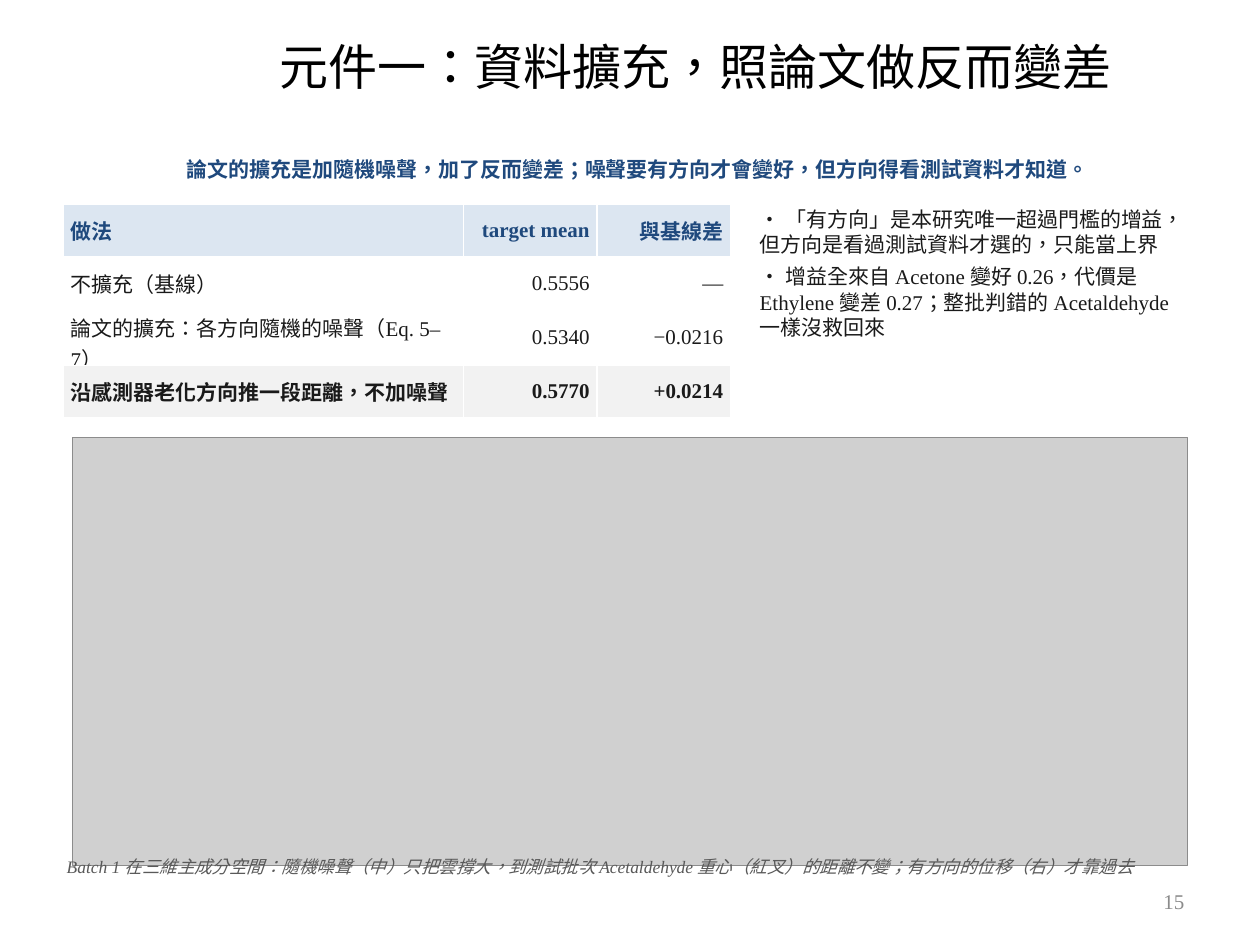
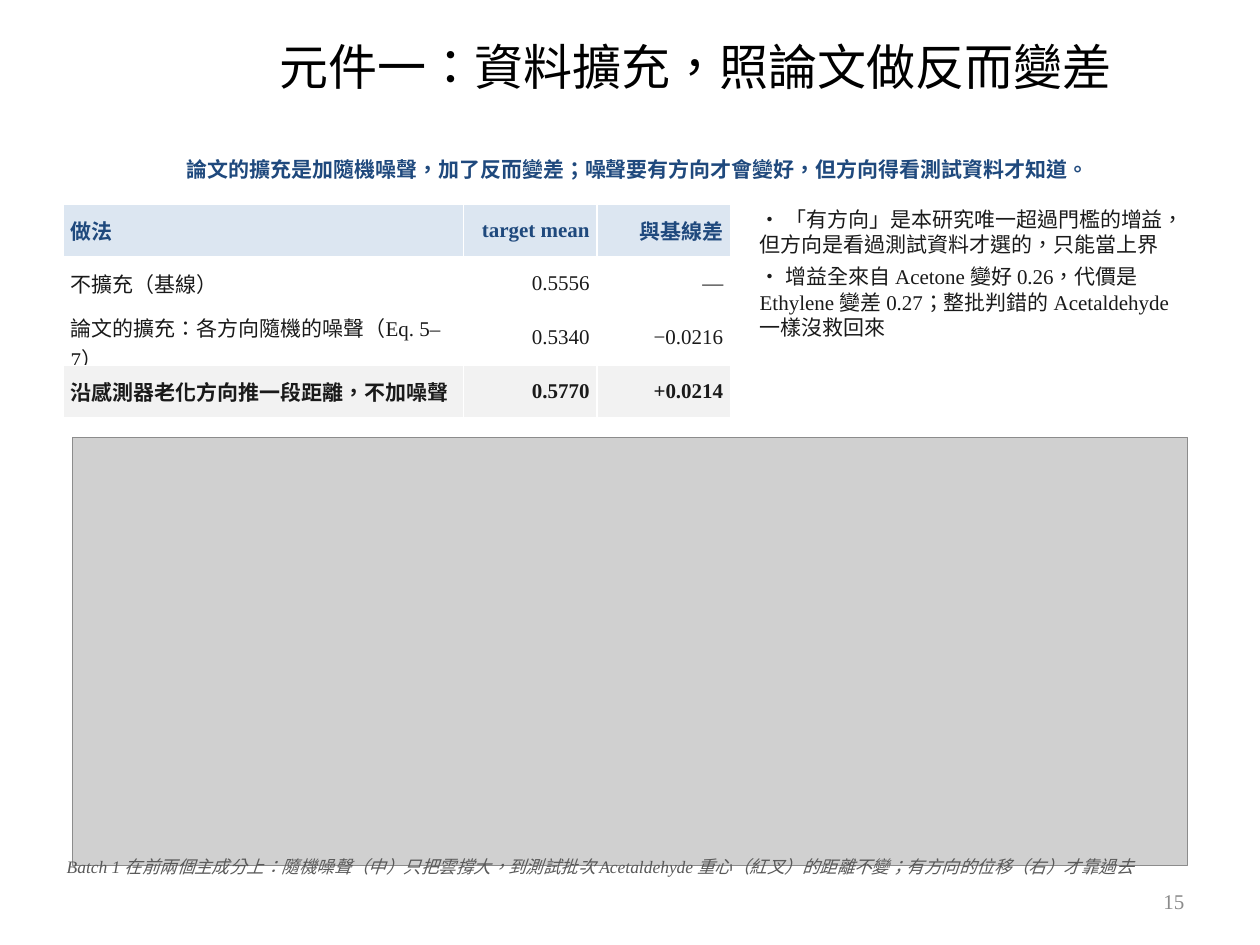
Before and after one commit to wintera1233/cdcnn, a slide deck: slide 15 of reports/09-22-merged.pptx. Drawn at 1260x945 pixels with LibreOffice and Linux fonts; fonts in the diff are those of the drawing; grey boxes stand for pictures; background and template pictures are left out. Boxes give left, top, right and bottom in pixels: in the first picture for what was removed or moved away, otherwise in the second. Text is boxed around its words. In the diff, an @@ line names an element or a change of style, - is before the commit and + after.

```diff
--- a/reports/09-22-merged.pptx
+++ b/reports/09-22-merged.pptx
@@ text at bbox=[67, 858, 1134, 879]: text changed @@
-Batch 1 在三維主成分空間：隨機噪聲（中）只把雲撐大，到測試批次 Acetaldehyde 重心（紅叉）的距離不變；有方向的位移（右）才靠過去
+Batch 1 在前兩個主成分上：隨機噪聲（中）只把雲撐大，到測試批次 Acetaldehyde 重心（紅叉）的距離不變；有方向的位移（右）才靠過去
```
Also in this commit, not shown: 1 other file.
